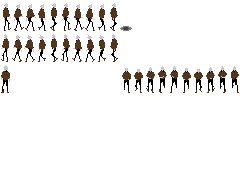
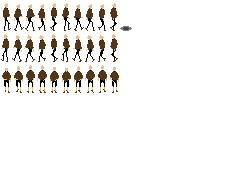
Revision of a layered 240 × 186 image; what changed, layer by layer:
added layer "walking down ponchos" above "walking down" over (2, 70, 119, 82)
painted on "walking down" over (1, 65, 239, 93)
painted on "walking right mk.2 heads" over (4, 3, 116, 9)
painted on "walking right mk.2 arms" over (4, 16, 117, 21)
painted on "walking left" over (1, 34, 116, 52)
